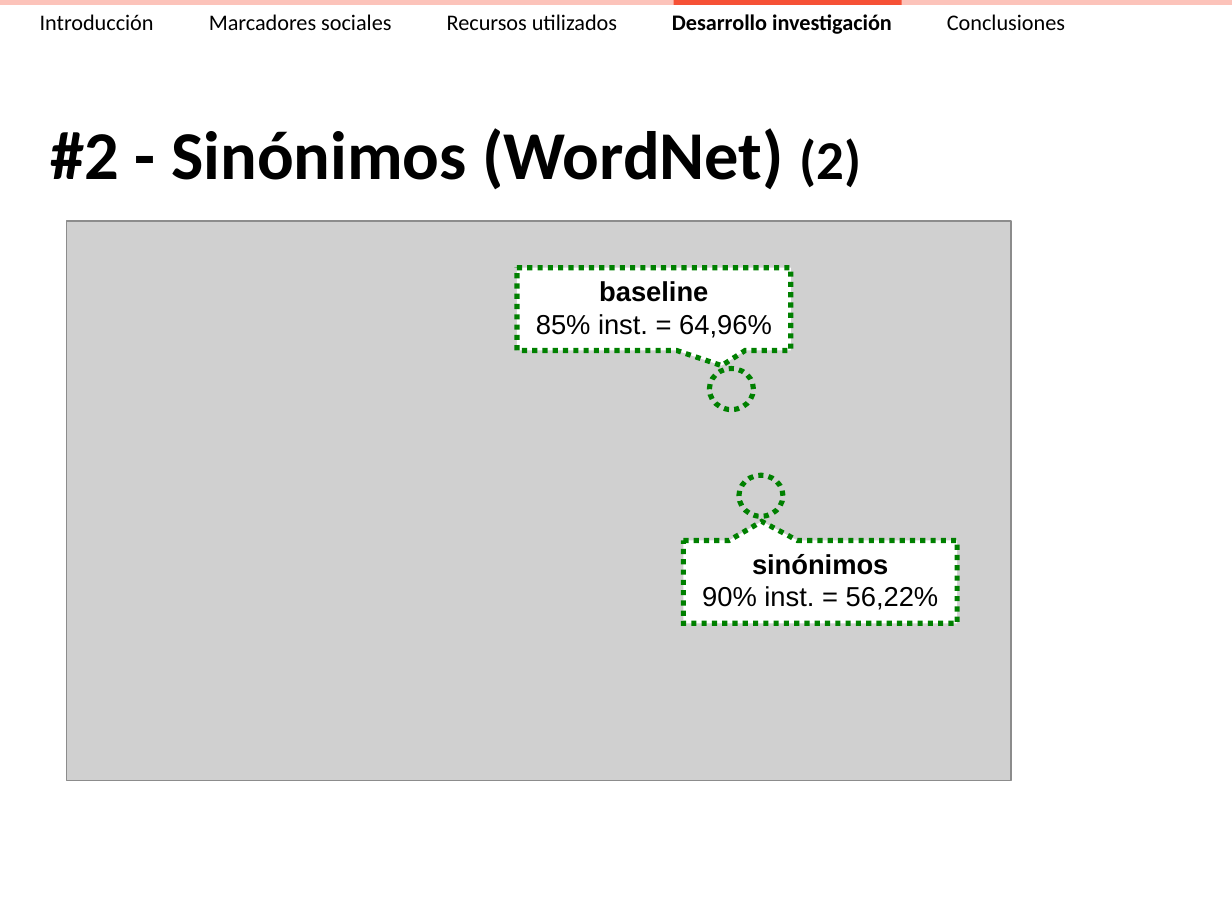
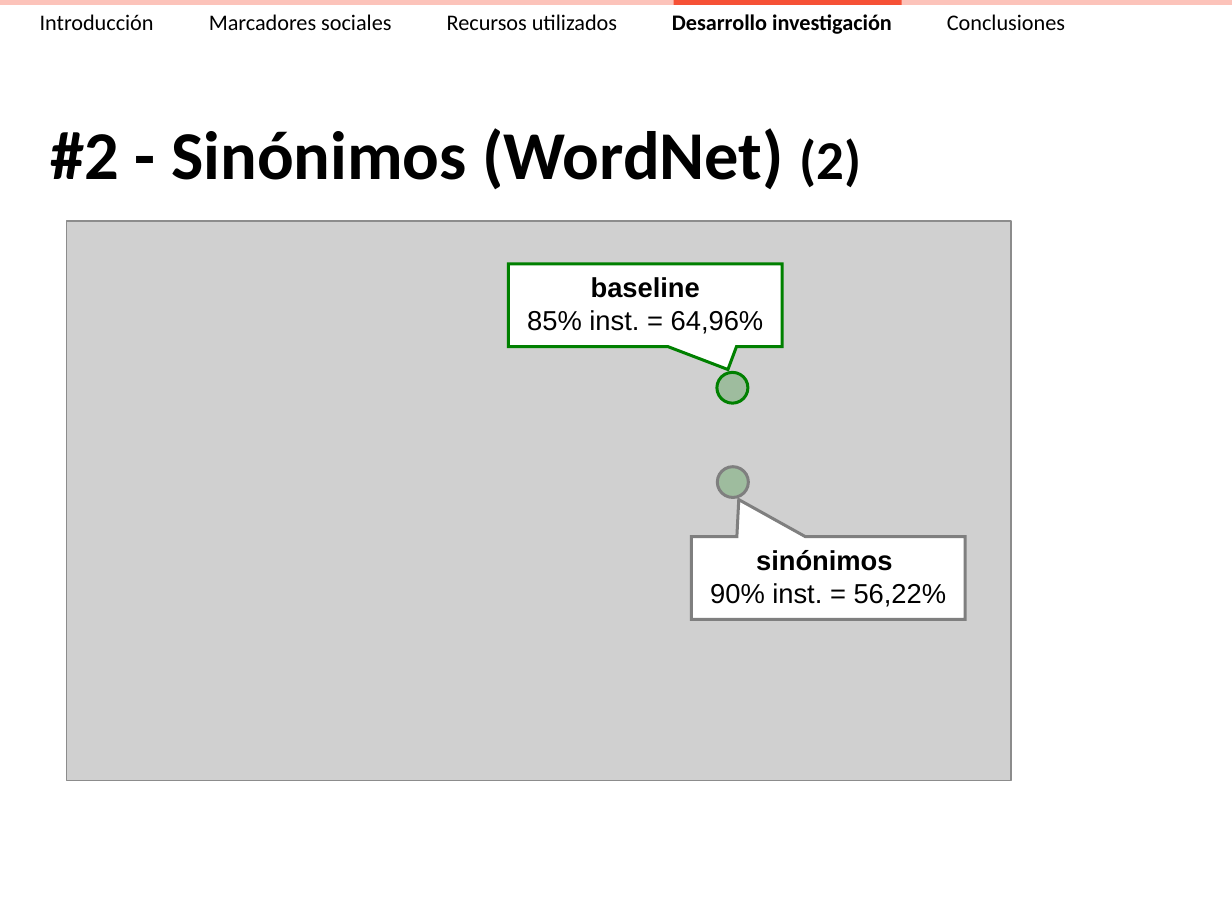
Before and after one commit to ak907kenai/nicotournetesis, a slide deck: slide 36 of docs_trunk/Presentación/Nicolás Tourné - Presentación Tesis (v2.3).ppt (slide 35 before the commit). Drawn at 1232x924 pixels with LibreOffice and Linux fonts; fonts in the diff are those of the drawing; grey boxes stand for pictures. Boxes give left, top, right and bottom in pixels: in the first picture for what was removed or moved away, otherwise in the second. Text is boxed around its words. In the diff, an @@ line names an element or a change of style, - is before the commit and + after.

```diff
--- a/docs_trunk/Presentación/Nicolás Tourné - Presentación Tesis (v2.3).ppt
+++ b/docs_trunk/Presentación/Nicolás Tourné - Presentación Tesis (v2.3).ppt
@@ speech box "baseline 85% inst. = 64,96%": place and size @@
-speech box "baseline 85% inst. = 64,96%" at [517, 267, 791, 350]
+speech box "baseline 85% inst. = 64,96%" at [509, 264, 782, 346]
@@ speech box "baseline 85% inst. = 64,96%" at [509, 264, 782, 346]: outline #008000 3 pt dashed to #008000 1.76 pt; proportions changed @@
@@ ellipse: place and size @@
-ellipse at [710, 368, 754, 409]
+ellipse at [717, 372, 748, 403]
@@ ellipse at [717, 372, 748, 403]: fill none to #008000 at 24% opacity; outline #008000 3 pt dashed to #008000 1.76 pt; mirrored @@
@@ ellipse: place and size @@
-ellipse at [739, 476, 784, 516]
+ellipse at [717, 467, 748, 498]
@@ ellipse at [717, 467, 748, 498]: fill none to #008000 at 24% opacity; outline #008000 3 pt dashed to #7F7F7F 1.76 pt; mirrored @@
@@ speech box "sinónimos 90% inst. = 56,22%": place and size @@
-speech box "sinónimos 90% inst. = 56,22%" at [684, 541, 957, 623]
+speech box "sinónimos 90% inst. = 56,22%" at [691, 537, 965, 620]
@@ speech box "sinónimos 90% inst. = 56,22%" at [691, 537, 965, 620]: outline #008000 3 pt dashed to #7F7F7F 1.76 pt; proportions changed @@
```
Also in this commit, not shown: 15 other slides changed, 1 slide added, 1 other file.
